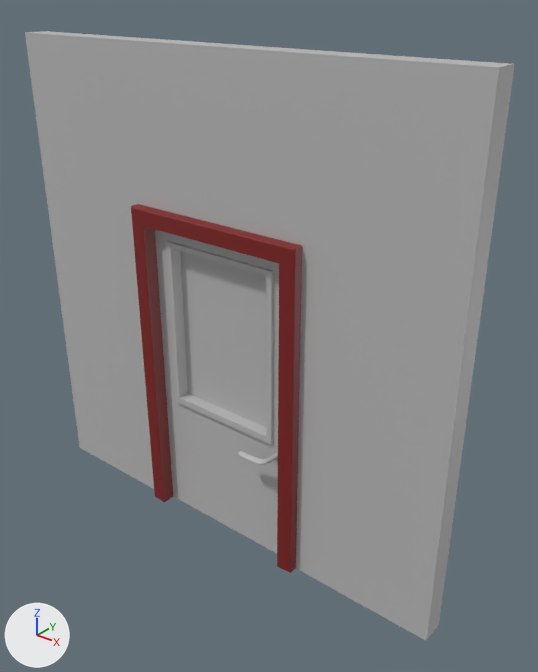
What one commit did to the FBX model UVMapped/Wall_300x300_WindowDoor.fbx.
Before and after are seen from a 50 mm lens placed at (4.18, -2.87, 3.32), pointed at (1.72, 0.21, 1.41). Arrows for +X, +Y and +Z are at lower left; the lights stay in place. Where no turn or scale is listed for an object, it has been applied to the vertices.

Names of what the first picture shows: 'Door', 'Wall_300x300_glass_door'.
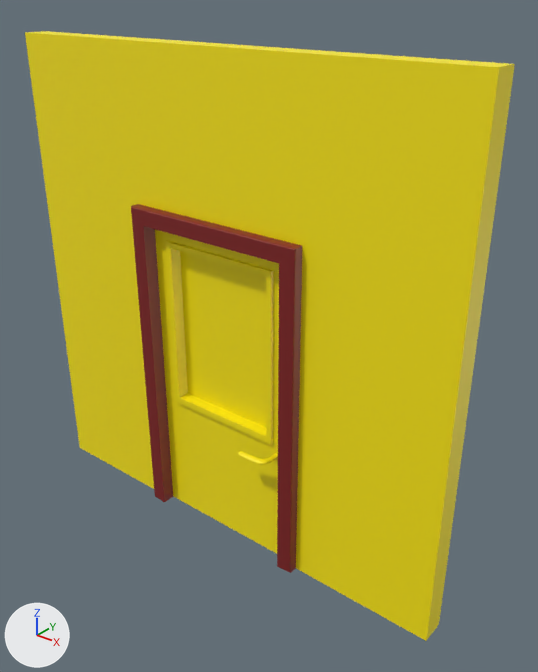
The change, as JSON lines over the scene's bpy script:
```json
{"op": "set", "path": "mat_lambert1.base_color", "old": "(0.5, 0.5, 0.5)", "new": "(1.0, 0.829, 0.0)", "note": "grey #bcbcbc -> yellow #ffeb00"}
```

What differs and where, as boxes (x1, y1, x2, y2) in the pictures (538 x 672 px):
```json
{"object": "Wall_300x300_glass_door", "change": "recoloured", "before": [25, 31, 515, 641], "after": [25, 31, 515, 641], "on screen": "grey to yellow"}
{"object": "Door", "change": "recoloured", "before": [155, 229, 279, 554], "after": [155, 229, 279, 554], "on screen": "grey to yellow"}
```
